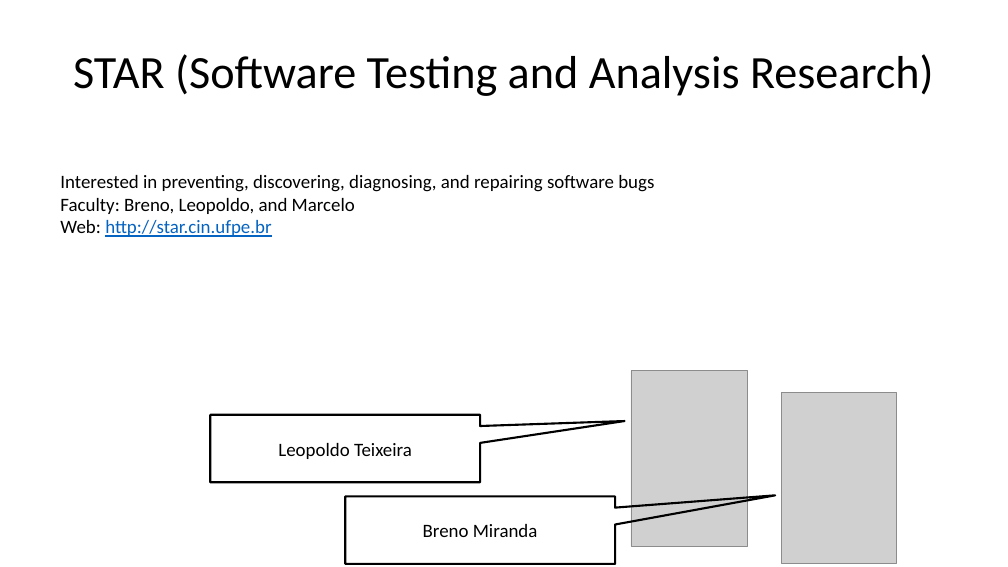
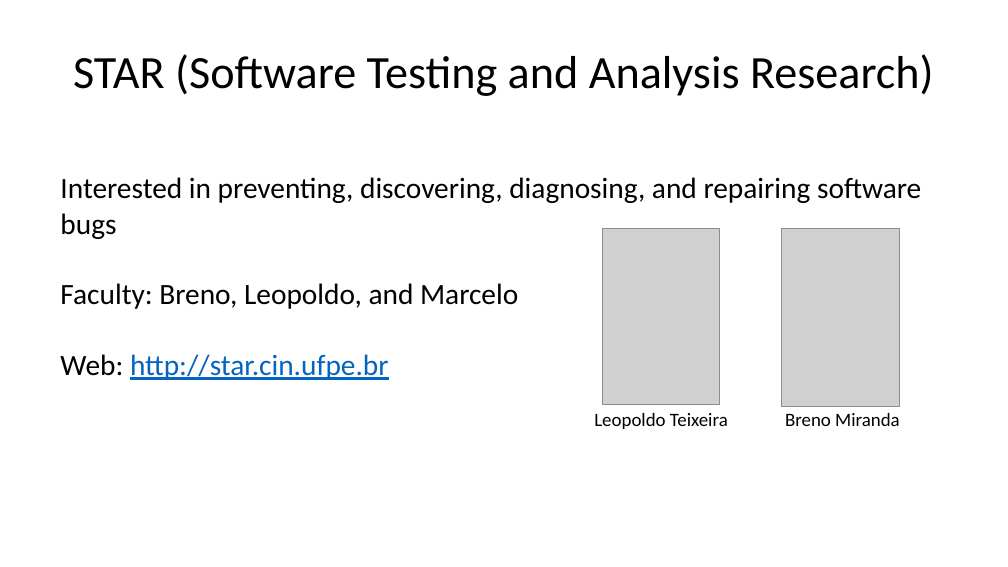
Before and after one commit to damorim/testing-cin-minicourse, a slide deck: slide 109 of testing-minicourse.pptx (slide 81 before the commit). Drawn at 1008x567 pixels with LibreOffice and Linux fonts; fonts in the diff are those of the drawing; grey boxes stand for pictures. Boxes give left, top, right and bottom in pixels: in the first picture for what was removed or moved away, otherwise in the second. Text is boxed around its words. In the diff, an @@ line names an element or a change of style, - is before the commit and + after.

```diff
--- a/testing-minicourse.pptx
+++ b/testing-minicourse.pptx
@@ text "Interested in preventing, discovering, diagnosing, ..." at (x1=60, y1=177, x2=921, y2=380): size 18 to 28 pt @@
@@ picture moved from (x1=631, y1=371, x2=749, y2=546) to (x1=603, y1=229, x2=720, y2=405) @@
@@ picture resized from (x1=782, y1=392, x2=896, y2=564) to (x1=782, y1=229, x2=900, y2=407) @@
@@ text "Leopoldo Teixeira" moved from (x1=210, y1=415, x2=480, y2=482) to (x1=594, y1=413, x2=728, y2=429) @@
@@ text "Leopoldo Teixeira" at (x1=594, y1=413, x2=728, y2=429): vertical alignment middle to top; outline #000000 2 pt to none @@
@@ text "Breno Miranda" at (x1=785, y1=413, x2=900, y2=426): vertical alignment middle to top; outline #000000 2 pt to none @@
@@ text "Breno Miranda" moved from (x1=346, y1=497, x2=616, y2=564) to (x1=785, y1=413, x2=900, y2=426) @@
```
Also in this commit, not shown: 17 other slides changed, 30 slides added, 2 slides removed.
